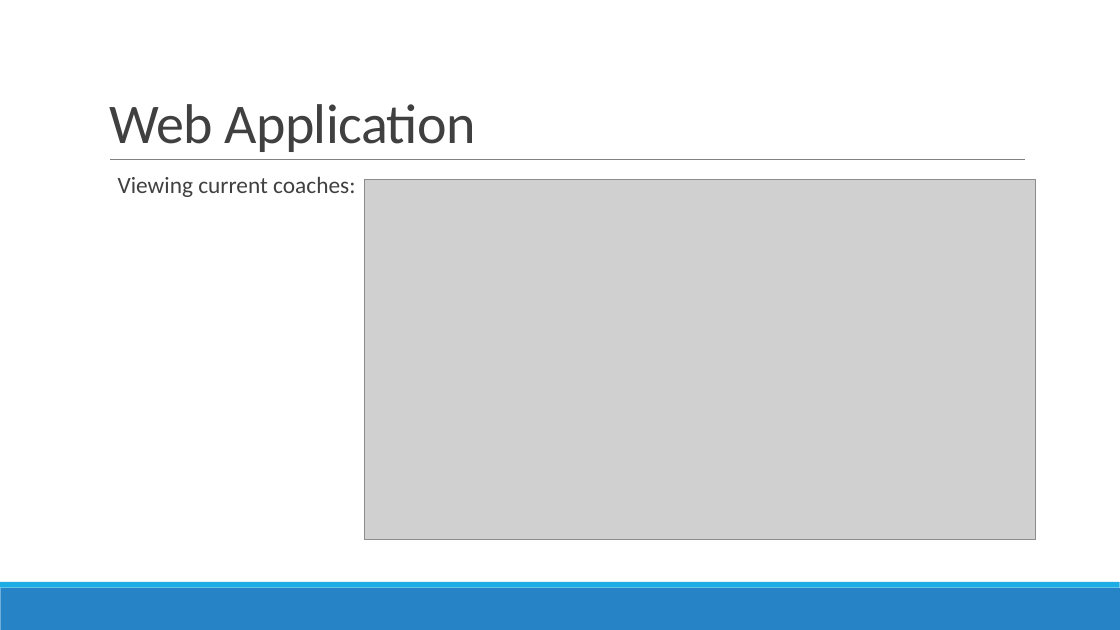
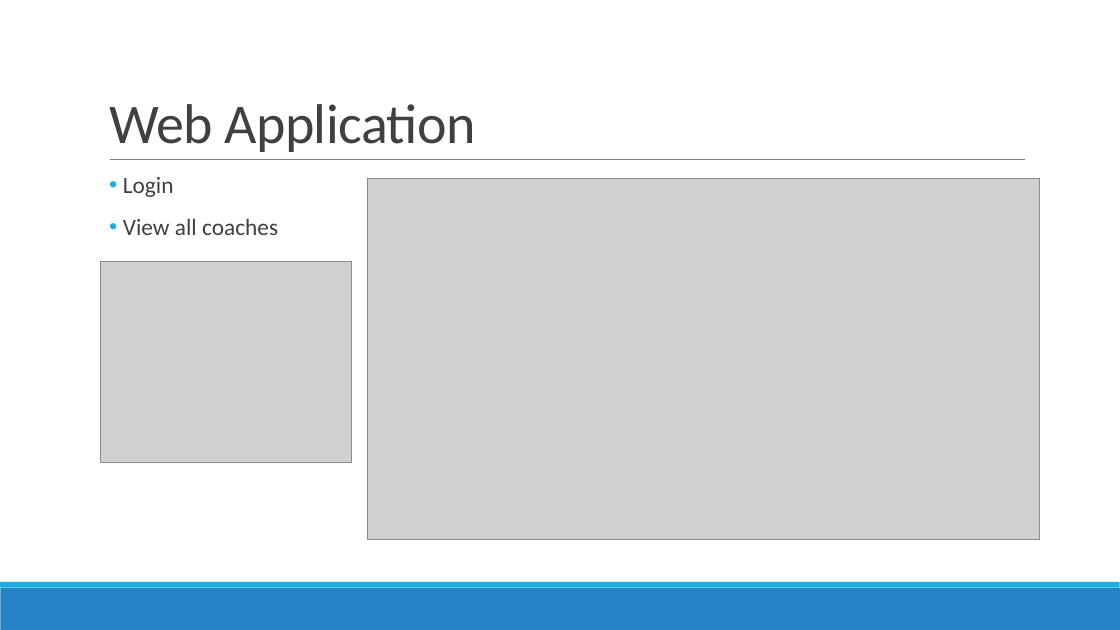
Before and after one commit to GoelBiju/Travel-Management-System, a slide deck: slide 11 of Documents/Presentation/PRCS252E - Presentation.pptx (slide 15 before the commit). Drawn at 1120x630 pixels with LibreOffice and Linux fonts; fonts in the diff are those of the drawing; grey boxes stand for pictures. Boxes give left, top, right and bottom in pixels: in the first picture for what was removed or moved away, otherwise in the second. Text is boxed around its words. In the diff, an @@ line names an element or a change of style, - is before the commit and + after.

Commit message:
Added screenshots to presentation

```diff
--- a/Documents/Presentation/PRCS252E - Presentation.pptx
+++ b/Documents/Presentation/PRCS252E - Presentation.pptx
@@ text at box(123, 177, 278, 235): text changed @@
-  Viewing current coaches:
+• Login
+• View all coaches
@@ picture: place and size @@
-picture at box(365, 179, 1035, 539)
+picture at box(367, 178, 1039, 539)
@@ picture added at box(101, 261, 351, 463) @@
```
Also in this commit, not shown: 11 other slides changed, 8 slides removed.
